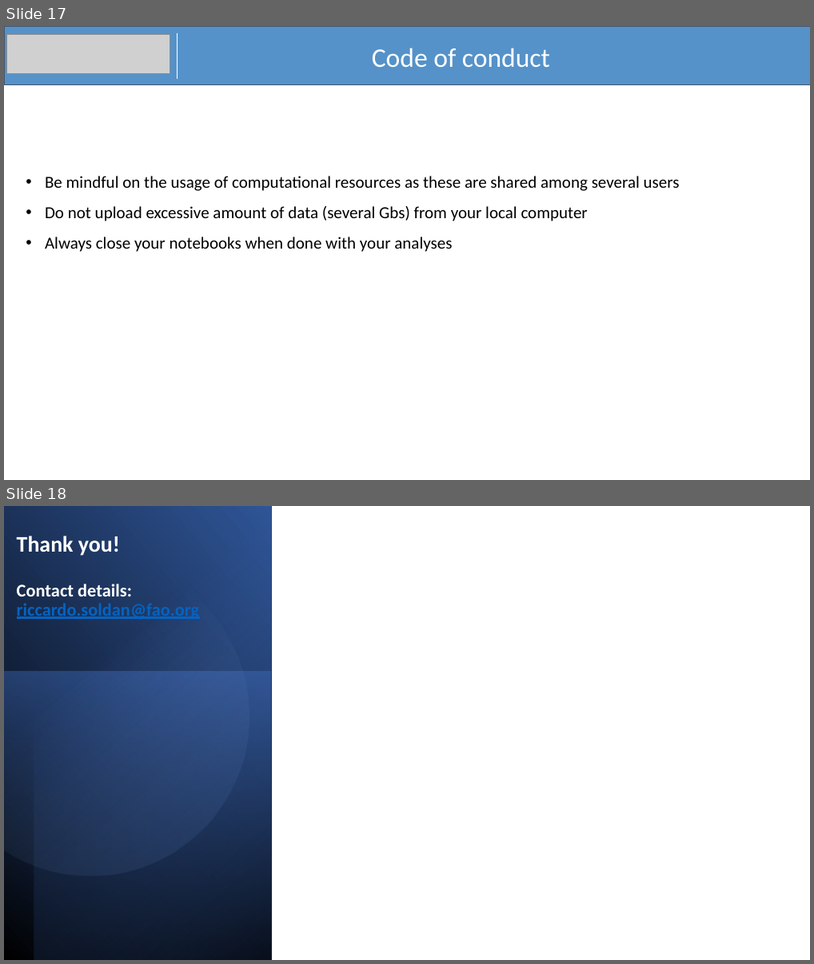
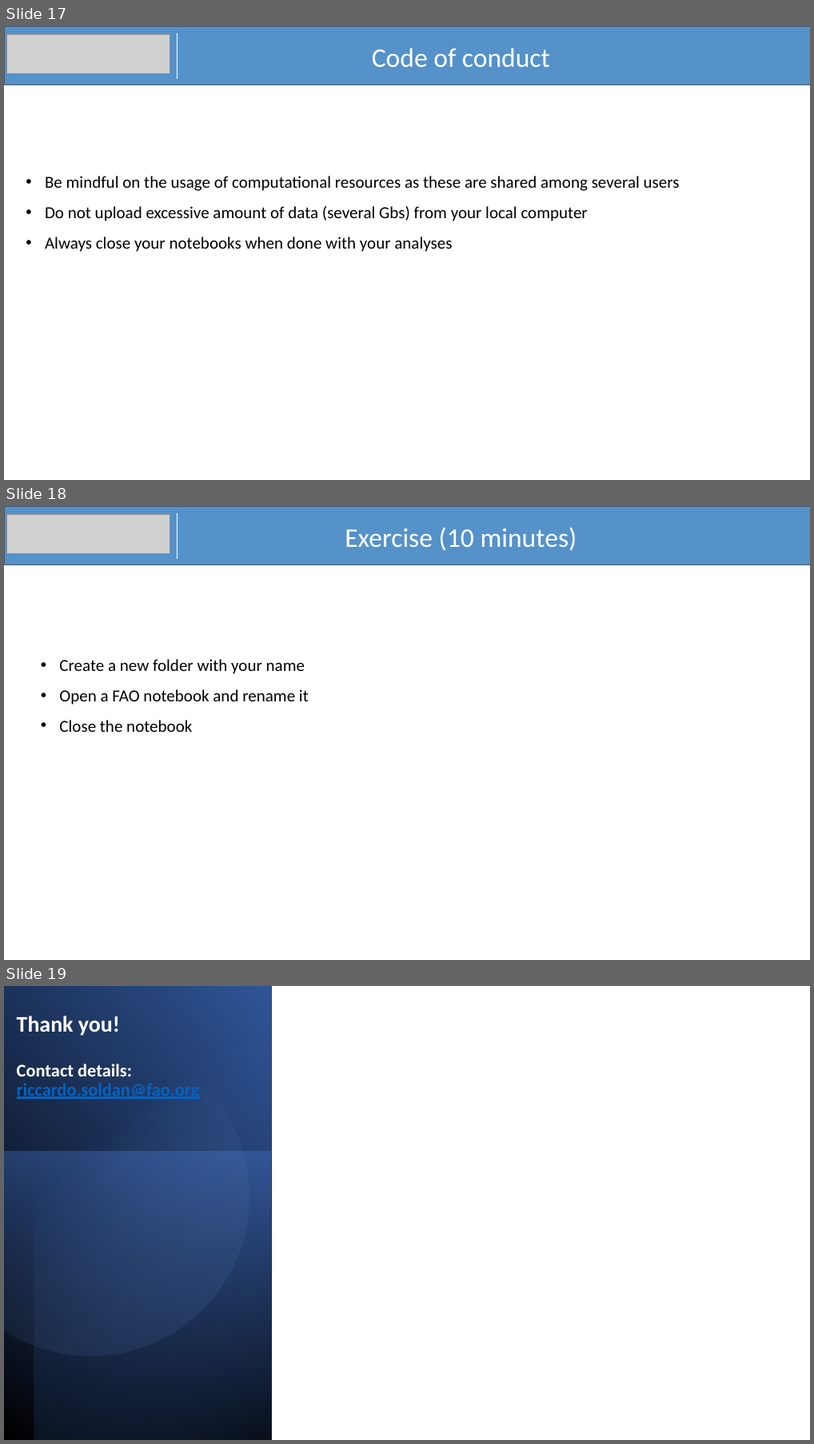
Before and after one commit to Risk-Team/CaboV_workshop, a slide deck: slides/The HUB as a cloud based service.pptx. Shown one above the other, each under a label of ours: slides 17 and 18 before the commit, slides 17, 18 and 19 after it. The pictures are 814x964 and 814x1444 pixels, drawn with LibreOffice and Linux fonts; fonts in the diff are those of the drawing; grey boxes stand for pictures. Boxes give left, top, right and bottom in pixels: in the first picture for what was removed or moved away, otherwise in the second. Text is boxed around its words. In the diff, an @@ line names an element or a change of style, - is before the commit and + after.

```diff
--- a/slides/The HUB as a cloud based service.pptx
+++ b/slides/The HUB as a cloud based service.pptx
@@ slide 18 added at <box>4,506,810,960</box>, background #FFFFFF @@
@@ rectangle added at <box>4,506,810,564</box>, fill #5592C9, outline #44546A 0.74 pt @@
@@ picture added at <box>7,515,170,554</box> @@
@@ line added from (177, 513) to (177, 559), #FFFFFF 1.5 pt @@
@@ text added at <box>345,527,578,551</box>, 32 pt, text #FFFFFF @@
+Exercise (10 minutes)
@@ text added at <box>59,659,309,732</box>, 20 pt, text #000000 @@
+• Create a new folder with your name
+• Open a FAO notebook and rename it
+• Close the notebook
@@ what was slide 18 is now slide 19 @@
```
Also in this commit, not shown: 3 other files.
